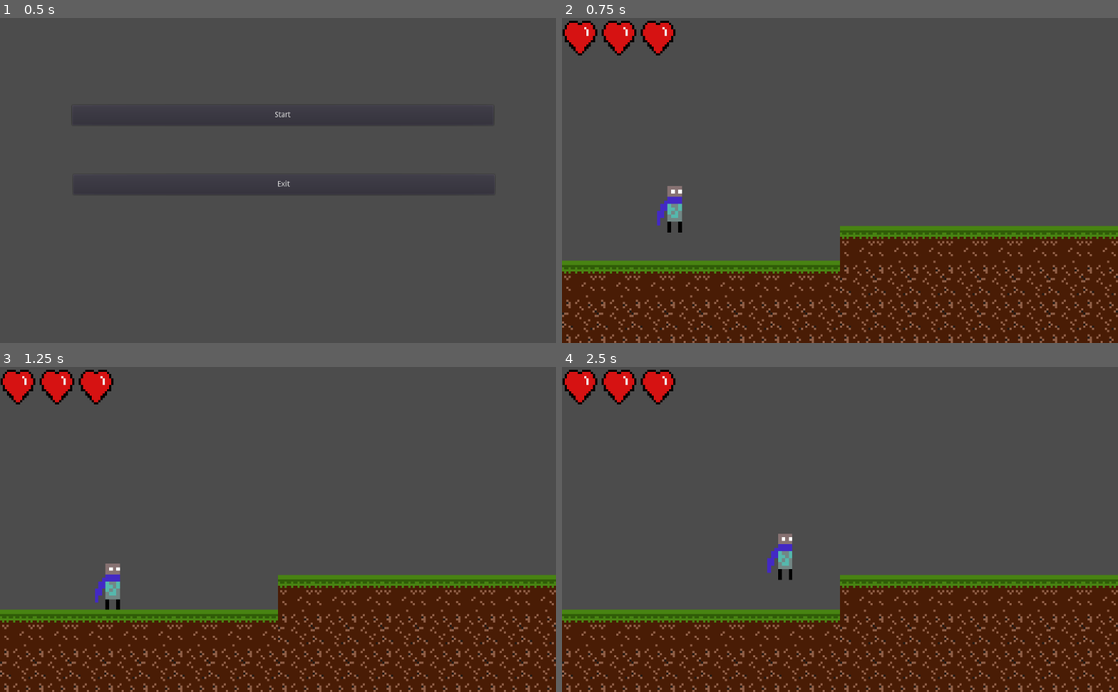
Above: before the commit, frames 1-4 (two rows, left to right).
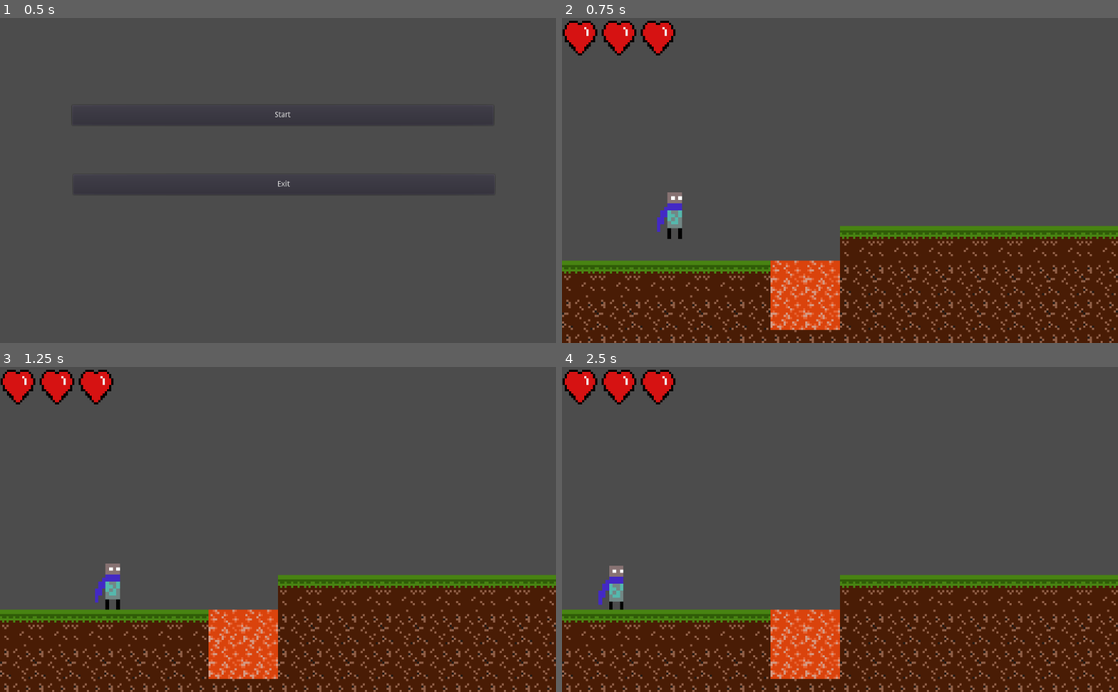
Above: after the commit, the same moments.

Repository: Mechasparrow/Novarod
Game: Godot game, scene res://_Scenes/Menu.tscn
Two runs of this game, one before a commit and one after it. Both use one fixed random seed, a clock stepped at 60 frames per second and the inputs below.
Inputs:
- Up to frame 1 (0.5 s): no input
- Up to frame 2 (0.75 s): click "Start" at 0.5 s
- Up to frame 3 (1.25 s): no input
- Up to frame 4 (2.5 s): hold Right (move_right) from 1.28 s (still down); tap Space (jump) at 1.52, 2.27 s

Frame 1 is identical in both runs. In frame 2, 3.1% of the frame differs, in the area x 17-50%, y 51-97%; in frame 3, 2.7%; in frame 4, 3.5%, in the area x 6-50%, y 51-97%.

Commit message:
got hazards working kinda

Diff:
--- a/_Scenes/Level_1.tscn
+++ b/_Scenes/Level_1.tscn
@@ -11,7 +11,7 @@
 custom_solver_bias = 0.0
 extents = Vector2( 13.1362, 11.3937 )
 
-[node name="World" type="Node"]
+[node name="World" type="Node" index="0"]
 
 [node name="Player" type="KinematicBody2D" parent="." index="0"]
 
@@ -34,7 +34,7 @@
 
 texture = ExtResource( 2 )
 
-[node name="TileMap" type="TileMap" parent="." index="1"]
+[node name="Ground" type="TileMap" parent="." index="1"]
 
 scale = Vector2( 4, 4 )
 mode = 0
@@ -53,13 +53,38 @@
 collision_mask = 1
 occluder_light_mask = 1
 format = 1
-tile_data = PoolIntArray( 393224, 0, 0, 393225, 0, 0, 393226 …(126 unchanged characters)… , 0, 0, 458756, 0, 0, 458757, 0, 0, 458758, 0, 0, 458759, 0, 0, 458760, 1, 0, 458761, 1, 0, 458762, 1, 0, 458763, 1, 0, 458764, 1, 0, 458765, 1, 0, 458766, 1, 0, 458767, 1, 0, 524288, 1, 0, 524289, 1, 0, 524290, 1, 0, 524291, 1, 0, 524292, 1, 0, 524293, 1, 0, 524294, 1, 0, 524295, 1, 0, 524296, 1, 0, 524297, 1, 0, 5242 …(304 unchanged characters)…
+tile_data = PoolIntArray( 393224, 0, 0, 393225, 0, 0, 393226 …(126 unchanged characters)… , 0, 0, 458756, 0, 0, 458757, 0, 0, 458760, 1, 0, 458761, 1, 0, 458762, 1, 0, 458763, 1, 0, 458764, 1, 0, 458765, 1, 0, 458766, 1, 0, 458767, 1, 0, 524288, 1, 0, 524289, 1, 0, 524290, 1, 0, 524291, 1, 0, 524292, 1, 0, 524293, 1, 0, 524296, 1, 0, 524297, 1, 0, 5242 …(304 unchanged characters)…
 _sections_unfolded = [ "Cell", "Collision", "Transform" ]
 __meta__ = {
 "_edit_lock_": true
 }
 
-[node name="Health" type="Node2D" parent="." index="2"]
+[node name="Hazard" type="TileMap" parent="." index="2"]
+
+scale = Vector2( 4, 4 )
+mode = 0
+tile_set = ExtResource( 3 )
+cell_size = Vector2( 16, 16 )
+cell_quadrant_size = 16
+cell_custom_transform = Transform2D( 1, 0, 0, 1, 0, 0 )
+cell_half_offset = 2
+cell_tile_origin = 0
+cell_y_sort = false
+cell_clip_uv = false
+collision_use_kinematic = false
+collision_friction = 1.0
+collision_bounce = 0.0
+collision_layer = 1
+collision_mask = 1
+occluder_light_mask = 1
+format = 1
+tile_data = PoolIntArray( 458758, 2, 0, 458759, 2, 0, 524294, 2, 0, 524295, 2, 0 )
+_sections_unfolded = [ "Cell", "Collision", "Transform" ]
+__meta__ = {
+"_edit_lock_": true
+}
+
+[node name="Health" type="Node2D" parent="." index="3"]
 
 position = Vector2( 1, 5 )
 scale = Vector2( 2, 2 )
--- a/_Scenes/Menu.tscn
+++ b/_Scenes/Menu.tscn
@@ -2,7 +2,7 @@
 
 [ext_resource path="res://_Scripts/Menu.gd" type="Script" id=1]
 
-[node name="Node" type="Node" index="0"]
+[node name="Node" type="Node"]
 
 script = ExtResource( 1 )
 
--- /dev/null
+++ b/_Scripts/Hazard.gd
@@ -0,0 +1,17 @@
+extends StaticBody2D
+
+# class member variables go here, for example:
+# var a = 2
+# var b = "textvar"
+
+func _ready():
+	# Called every time the node is added to the scene.
+	# Initialization here
+
+	print ("lava baby!")
+	pass
+
+#func _process(delta):
+#	# Called every frame. Delta is time since last frame.
+#	# Update game logic here.
+#	pass
--- a/_Scripts/Player.gd
+++ b/_Scripts/Player.gd
@@ -32,6 +32,9 @@
 	emit_signal("health_changed", health)
 
 func _physics_process(delta):
+
+
+
 	# Create forces
 	var force = Vector2(0, GRAVITY)
 
@@ -80,3 +83,36 @@
 
 	on_air_time += delta
 	prev_jump_pressed = jump
+
+	var k_collision = null
+
+
+	var touched_node = ""
+
+	#Collide collision
+	k_collision = move_and_collide(Vector2(0,1));
+	if not k_collision == null:
+		touched_node = k_collision.collider.get_name()
+		check_collided_node(touched_node)
+
+	# Slide collision
+	if (get_slide_count() > 0):
+		k_collision = get_slide_collision(0)
+
+	if not k_collision == null:
+		touched_node = k_collision.collider.get_name()
+		check_collided_node(touched_node)
+
+func respawn():
+
+	position = Vector2(100,400)
+
+
+func check_collided_node(node_name):
+	print (node_name)
+
+	if (node_name == "Hazard"):
+		print ("thats bad")
+		respawn()
+
+	pass
--- a/_Tileset/tileset_01.tres
+++ b/_Tileset/tileset_01.tres
@@ -1,14 +1,24 @@
-[gd_resource type="TileSet" load_steps=5 format=2]
+[gd_resource type="TileSet" load_steps=7 format=2]
 
 [ext_resource path="res://_Assets/Art/Ground_Surface_Reg.png" type="Texture" id=1]
-[ext_resource path="res://_Assets/Art/Ground_Dirt_1.png" type="Texture" id=2]
+[ext_resource path="res://_Assets/Art/Lava_1.png" type="Texture" id=2]
 
-[sub_resource type="ConvexPolygonShape2D" id=1]
+[sub_resource type="ConvexPolygonShape2D" id=2]
 
 custom_solver_bias = 0.0
 points = PoolVector2Array( -8, 8, -8, -8, 8, -8, 8, 8 )
 
-[sub_resource type="ConvexPolygonShape2D" id=2]
+[sub_resource type="ConvexPolygonShape2D" id=3]
+
+custom_solver_bias = 0.0
+points = PoolVector2Array( -8, 8, -8, -8, 8, -8, 8, 8 )
+
+[sub_resource type="StreamTexture" id=1]
+
+flags = 0
+load_path = "res://.import/Ground_Dirt_1.png-d0ce40c9eb18552f7cc6d3321945ec3c.stex"
+
+[sub_resource type="ConvexPolygonShape2D" id=4]
 
 custom_solver_bias = 0.0
 points = PoolVector2Array( -8, 8, -8, -8, 8, -8, 8, 8 )
@@ -26,11 +36,11 @@
 0/shapes = [ {
 "autotile_coord": Vector2( 0, 0 ),
 "one_way": false,
-"shape": SubResource( 1 ),
+"shape": SubResource( 2 ),
 "shape_transform": Transform2D( 1, 0, 0, 1, 8, 8 )
 } ]
 1/name = "Ground"
-1/texture = ExtResource( 2 )
+1/texture = SubResource( 1 )
 1/tex_offset = Vector2( 0, 0 )
 1/modulate = Color( 1, 1, 1, 1 )
 1/region = Rect2( 0, 0, 16, 16 )
@@ -40,6 +50,21 @@
 1/shapes = [ {
 "autotile_coord": Vector2( 0, 0 ),
 "one_way": false,
-"shape": SubResource( 2 ),
+"shape": SubResource( 3 ),
 "shape_transform": Transform2D( 1, 0, 0, 1, 8, 8 )
 } ]
+2/name = "Lava"
+2/texture = ExtResource( 2 )
+2/tex_offset = Vector2( 0, 0 )
+2/modulate = Color( 1, 1, 1, 1 )
+2/region = Rect2( 0, 0, 16, 16 )
+2/is_autotile = false
+2/occluder_offset = Vector2( 8, 8 )
+2/navigation_offset = Vector2( 8, 8 )
+2/shapes = [ {
+"autotile_coord": Vector2( 0, 0 ),
+"one_way": false,
+"shape": SubResource( 4 ),
+"shape_transform": Transform2D( 1, 0, 0, 1, 8, 8 )
+} ]
+_sections_unfolded = [ "2", "Resource" ]
--- a/_Tileset/tileset_01.tscn
+++ b/_Tileset/tileset_01.tscn
@@ -1,13 +1,15 @@
-[gd_scene load_steps=3 format=2]
+[gd_scene load_steps=5 format=2]
 
-[ext_resource path="res://_Assets/Art/Ground_Dirt_1.png" type="Texture" id=1]
+[ext_resource path="res://_Assets/Art/Ground_Surface_Reg.png" type="Texture" id=1]
+[ext_resource path="res://_Assets/Art/Lava_1.png" type="Texture" id=2]
+[ext_resource path="res://_Scripts/Hazard.gd" type="Script" id=3]
 
-[sub_resource type="StreamTexture" id=2]
+[sub_resource type="StreamTexture" id=1]
 
 flags = 0
 load_path = "res://.import/Ground_Dirt_1.png-d0ce40c9eb18552f7cc6d3321945ec3c.stex"
 
-[node name="Node" type="Node"]
+[node name="Node" type="Node" index="0"]
 
 [node name="Grass" type="Sprite" parent="." index="0"]
 
@@ -34,18 +36,51 @@
 [node name="CollisionPolygon2D" type="CollisionPolygon2D" parent="Grass/StaticBody2D" index="0"]
 
 position = Vector2( -2.98023e-08, 0 )
-scale = Vector2( 1, 1 )
 build_mode = 0
 polygon = PoolVector2Array( -8, 8, -8, -8, 8, -8, 8, 8 )
 __meta__ = {
 "_edit_lock_": true
 }
 
-[node name="Ground" type="Sprite" parent="." index="1"]
+[node name="Lava" type="Sprite" parent="." index="1" groups=[
+"hazard",
+]]
+
+position = Vector2( 288, 128 )
+scale = Vector2( 4, 4 )
+texture = ExtResource( 2 )
+region_enabled = true
+region_rect = Rect2( 0, 0, 16, 16 )
+_sections_unfolded = [ "Material", "Region", "Transform" ]
+
+[node name="StaticBody2D" type="StaticBody2D" parent="Lava" index="0"]
+
+input_pickable = false
+collision_layer = 1
+collision_mask = 1
+constant_linear_velocity = Vector2( 0, 0 )
+constant_angular_velocity = 0.0
+friction = 1.0
+bounce = 0.0
+script = ExtResource( 3 )
+__meta__ = {
+"_edit_lock_": true
+}
+
+[node name="CollisionPolygon2D" type="CollisionPolygon2D" parent="Lava/StaticBody2D" index="0"]
+
+position = Vector2( -2.98023e-08, 0 )
+build_mode = 0
+polygon = PoolVector2Array( -8, 8, -8, -8, 8, -8, 8, 8 )
+__meta__ = {
+"_edit_lock_": true
+}
+
+[node name="Ground" type="Sprite" parent="." index="2"]
 
 position = Vector2( 464, 128 )
 scale = Vector2( 4, 4 )
-texture = SubResource( 2 )
+texture = SubResource( 1 )
 region_enabled = true
 region_rect = Rect2( 0, 0, 16, 16 )
 _sections_unfolded = [ "Animation", "Region", "Transform" ]
@@ -66,7 +101,6 @@
 [node name="CollisionPolygon2D" type="CollisionPolygon2D" parent="Ground/StaticBody2D" index="0"]
 
 position = Vector2( -2.98023e-08, 0 )
-scale = Vector2( 1, 1 )
 build_mode = 0
 polygon = PoolVector2Array( -8, 8, -8, -8, 8, -8, 8, 8 )
 __meta__ = {
Binary file added: _Assets/Art/Lava_1.png
Not shown, added: _Assets/Art/Lava_1.png.import
